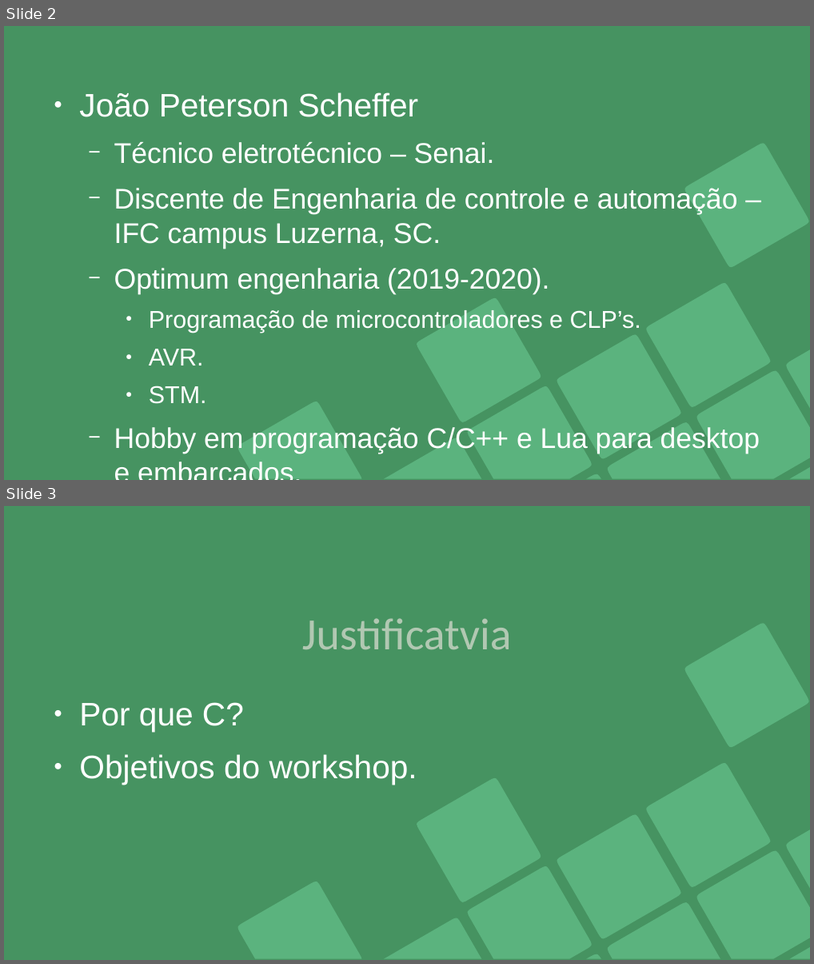
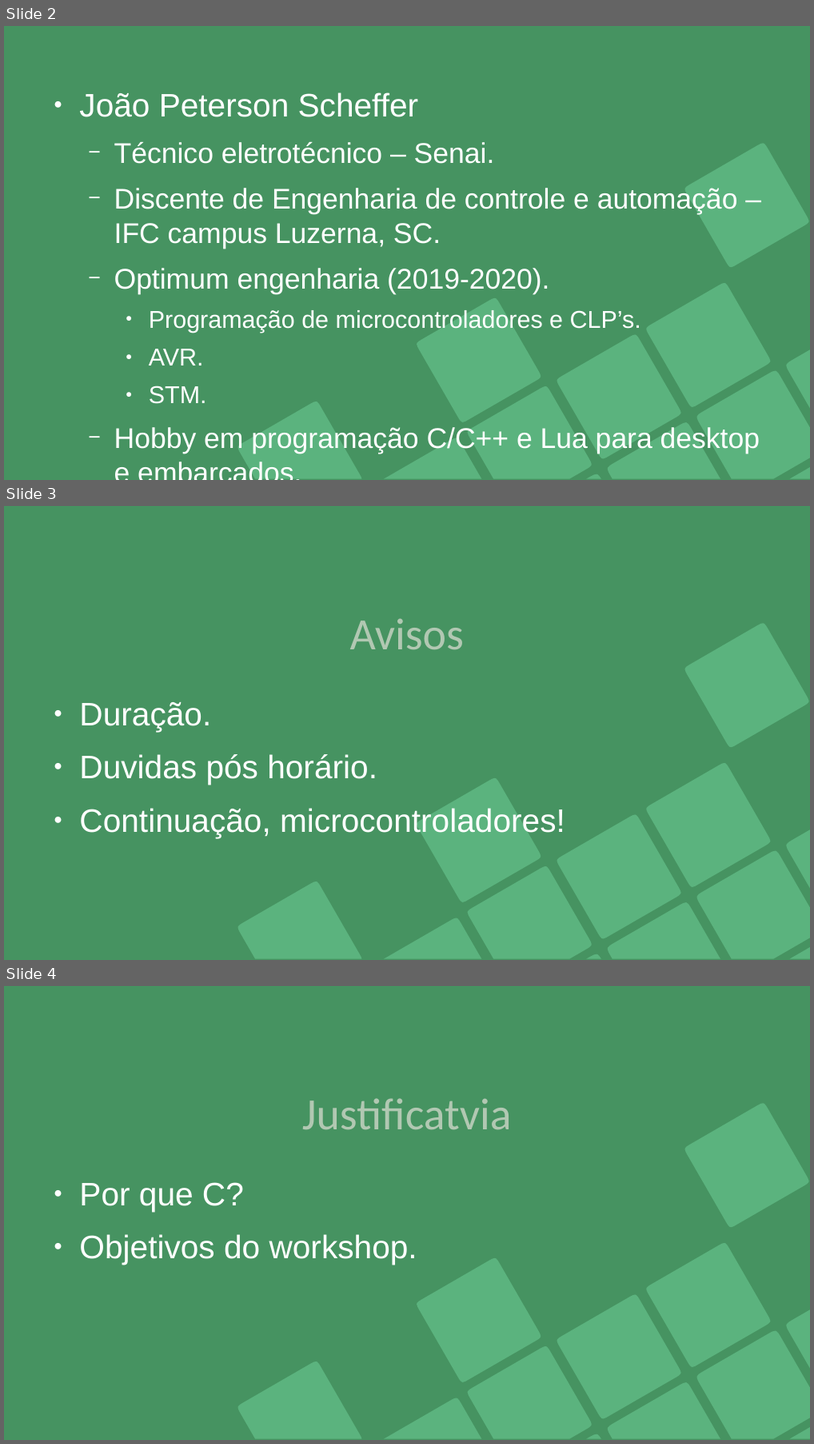
Before and after one commit to Joao-Peterson/Workshop_C, a slide deck: material_visual/Workshop_C_intermediario.odp. Shown one above the other, each under a label of ours: slides 2 and 3 before the commit, slides 2, 3 and 4 after it. The pictures are 814x964 and 814x1444 pixels, drawn with LibreOffice and Linux fonts; fonts in the diff are those of the drawing. Boxes give left, top, right and bottom in pixels: in the first picture for what was removed or moved away, otherwise in the second. Text is boxed around its words. In the diff, an @@ line names an element or a change of style, - is before the commit and + after.

Commit message:
slides

```diff
--- a/material_visual/Workshop_C_intermediario.odp
+++ b/material_visual/Workshop_C_intermediario.odp
@@ slide 3 added at [4,506,810,960], background #469361; not listed: 12 template elements that a slide beside it also shows @@
@@ title added at [350,618,464,650], 44 pt, text #B1C8B2 @@
+Avisos
@@ text added at [79,702,566,838], 32 pt, text #FFFFFF @@
+● Duração.
+● Duvidas pós horário.
+● Continuação, microcontroladores!
@@ what was slide 3 is now slide 4 @@
```
